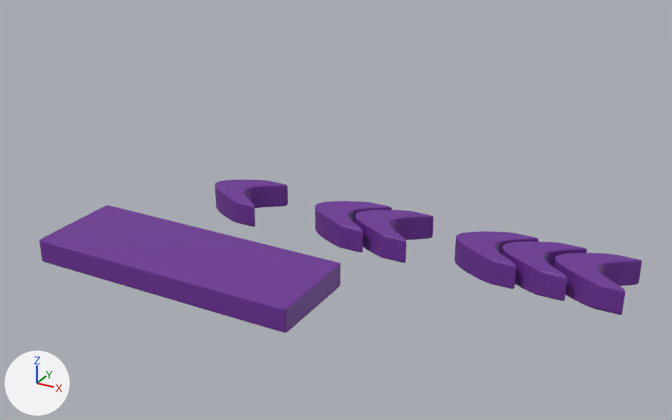
Two versions of the Blender file Assets/3D Ornaments/ornaments.blend, one commit apart.
Rendered twice from a camera (50 mm lens) standing at (29.7, -45.7, 23.5) and looking at (5.8, -2.4, 1.9). Lighting does not change. The marker at lower left points along +X, +Y and +Z.

Names of what the first picture shows: 'Arrow.001', 'Arrow.002', 'Arrow.003', 'Box'.
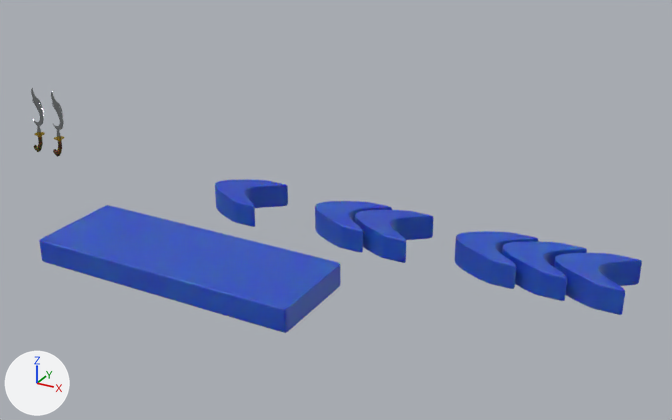
The newer file is also turned or shifted as a whole; pictures and numbers use the older file's frame.

Where the change shows, as pixel boxes (x1, y1, x2, y2) in the pictures (672 x 420 px):
'Box', recoloured (purple to blue): (39, 205, 340, 333) in both
'Arrow.003', recoloured (purple to blue): (455, 231, 642, 315) in both
'Arrow.002', recoloured (purple to blue): (315, 201, 433, 263) in both
'Arrow.001', recoloured (purple to blue): (215, 180, 288, 227) in both
'Cylinder.006', added: after (31, 88, 45, 152)
    faces in mat_metal_alum: (31, 88, 44, 134)
'Plane', added: after (51, 92, 64, 138)
'Cube', added: after (53, 141, 62, 157)

Patch to the scene script:
```diff
--- a/Assets/3D Ornaments/ornaments.blend.py
+++ b/Assets/3D Ornaments/ornaments.blend.py
@@ mat_jalan @@
+mat_jalan = principled_material('Jalan')
+mat_jalan.base_color = (0.0161, 0.0768, 0.52)  # blue #224ebf
+mat_jalan.subsurface_weight = 1.0
+mat_jalan.subsurface_scale = 0.01
@@ mat_metal_gold @@
+mat_metal_gold = bpy.data.materials.new('Metal_Gold')
+# nodes: BsdfAnisotropic, BsdfPrincipled, MixShader, OutputMaterial, TexNoise, ValToRGB
+# colours: yellow #ffd218, black #232323, dark grey #4c4c4c
@@ mat_metal_alum @@
+mat_metal_alum = bpy.data.materials.new('Metal_Alum')
+# nodes: BsdfAnisotropic, BsdfPrincipled, MixShader, OutputMaterial, TexNoise, ValToRGB
+# colours: white #dee4e7, black #232323, dark grey #4c4c4c
@@ mat_wood @@
+mat_wood = bpy.data.materials.new('Wood')
+# nodes: BsdfPrincipled, Bump, Mapping, Mix, OutputMaterial, TexCoord, TexNoise, ValToRGB
+# colours: brown #391c05, brown #524000, black #000000, white #ffffff
@@ me_cube @@
 me_cube.from_pydata(...)  # 2690 vertices, 2688 faces; spans x -1.7..2.53, y -2.0..2.0, z -0.79..0.79
-me_cube.materials.append(mat_rpld_ungu)  # purple #6e3198
+me_cube.materials.append(mat_jalan)  # blue #224ebf
@@ me_cube_001 @@
 me_cube_001.from_pydata(...)  # 866 vertices, 864 faces; spans x -1.0..1.0, y -1.0..1.0, z -1.0..1.0
-me_cube_001.materials.append(mat_rpld_ungu)  # purple #6e3198
+me_cube_001.materials.append(mat_jalan)  # blue #224ebf
@@ me_cube_004 @@
 me_cube_004.from_pydata(...)  # 5380 vertices, 5376 faces; spans x -3.39..3.62, y -2.0..2.0, z -0.79..0.79
-me_cube_004.materials.append(mat_rpld_ungu)  # purple #6e3198
+me_cube_004.materials.append(mat_jalan)  # blue #224ebf
@@ me_cube_005 @@
 me_cube_005.from_pydata(...)  # 8070 vertices, 8064 faces; spans x -4.85..5.15, y -2.0..2.0, z -0.79..0.79
-me_cube_005.materials.append(mat_rpld_ungu)  # purple #6e3198
+me_cube_005.materials.append(mat_jalan)  # blue #224ebf
@@ me_cylinder_007 @@
+me_cylinder_007.from_pydata(...)  # 1418 vertices, 1227 faces; spans x -4.5..4.1, y -2.4..2.4, z -9.2..22.5
+me_cylinder_007.polygons.foreach_set('use_smooth', [True] * 1227)
+# faces by material slot: [422, 197, 608]
+me_cylinder_007.materials.append(mat_metal_alum)
+me_cylinder_007.materials.append(mat_metal_gold)
+me_cylinder_007.materials.append(mat_wood)
@@ me_cube_002 @@
+me_cube_002.from_pydata(...)  # 610 vertices, 608 faces; spans x -3.65..2.4, y -0.98..0.96, z -4.09..5.0
+me_cube_002.polygons.foreach_set('use_smooth', [True] * 608)
+me_cube_002.materials.append(mat_wood)
@@ me_plane_001 @@
+me_plane_001.from_pydata(...)  # 599 vertices, 422 faces; spans x -0.6..0.45, y -1.63..1.79, z -0.27..0.27
+me_plane_001.polygons.foreach_set('use_smooth', [True] * 422)
+me_plane_001.materials.append(mat_metal_alum)
@@ ob_cylinder_006 @@
+ob_cylinder_006 = bpy.data.objects.new('Cylinder.006', me_cylinder_007)
+ob_cylinder_006.location = (-19.89, 0.0, 1.48)
+ob_cylinder_006.scale = (0.154, 0.154, 0.154)
@@ ob_cube @@
+ob_cube = bpy.data.objects.new('Cube', me_cube_002)
+ob_cube.location = (-18.18, 0.0, 0.63)
+ob_cube.scale = (0.141, 0.141, 0.141)
@@ ob_plane @@
+ob_plane = bpy.data.objects.new('Plane', me_plane_001)
+ob_plane.location = (-17.82, 0.0, 3.16)
+ob_plane.rotation_euler = (1.571, 0.0, 0.0)  # degrees (90, 0, 0)
+ob_plane.scale = (1.0, 1.0, 0.0984)
```
